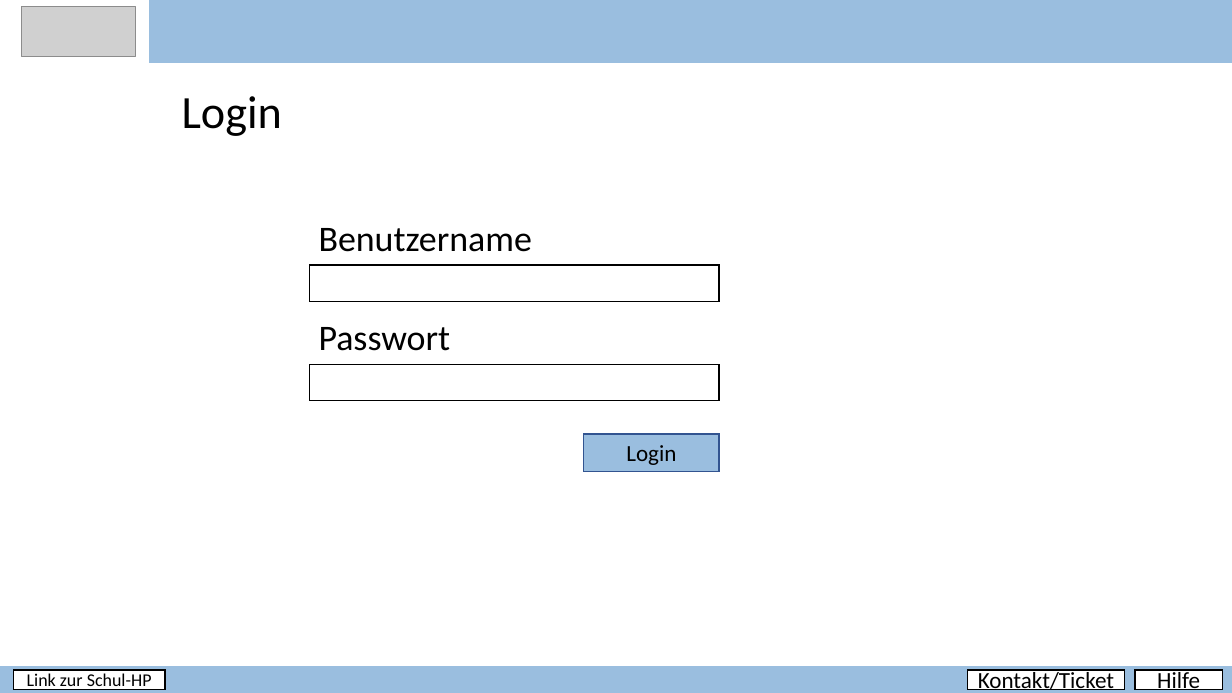
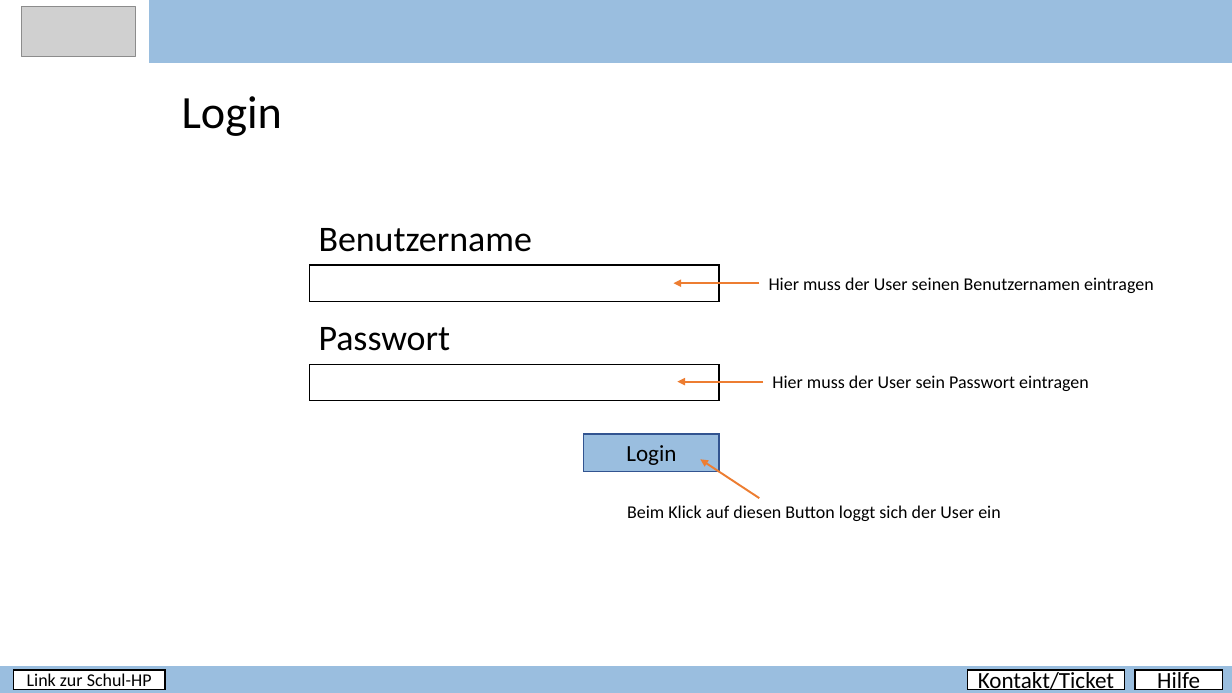
Before and after one commit to PapAnte/g2schoolproject, a slide deck: slide 2 of layout/Layout.pptx. Drawn at 1232x693 pixels with LibreOffice and Linux fonts; fonts in the diff are those of the drawing; grey boxes stand for pictures. Boxes give left, top, right and bottom in pixels: in the first picture for what was removed or moved away, otherwise in the second. Text is boxed around its words. In the diff, an @@ line names an element or a change of style, - is before the commit and + after.

```diff
--- a/layout/Layout.pptx
+++ b/layout/Layout.pptx
@@ arrow added from (760, 284) to (674, 284), #ED7D31 1.5 pt @@
@@ text added at [769, 277, 1154, 293], 14 pt, text #000000 @@
+Hier muss der User seinen Benutzernamen eintragen
@@ arrow added from (763, 382) to (677, 382), #ED7D31 1.5 pt @@
@@ text added at [772, 375, 1089, 391], 14 pt, text #000000 @@
+Hier muss der User sein Passwort eintragen
@@ arrow added from (760, 498) to (701, 459), #ED7D31 1.5 pt @@
@@ text added at [627, 505, 1000, 521], 14 pt, text #000000 @@
+Beim Klick auf diesen Button loggt sich der User ein
```
Also in this commit, not shown: 16 other slides changed.
